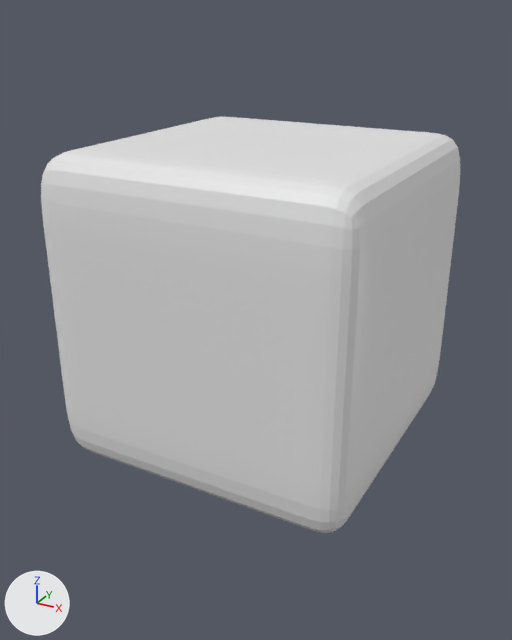
The Blender file Assets/Resources/Models/urn2.blend, before and after one commit.
Camera for both pictures: a camera (50 mm lens) standing at (2.06, -3.88, 1.74) and looking at (-0.01, -0.11, -0.15). Lighting does not change. The marker at lower left points along +X, +Y and +Z.
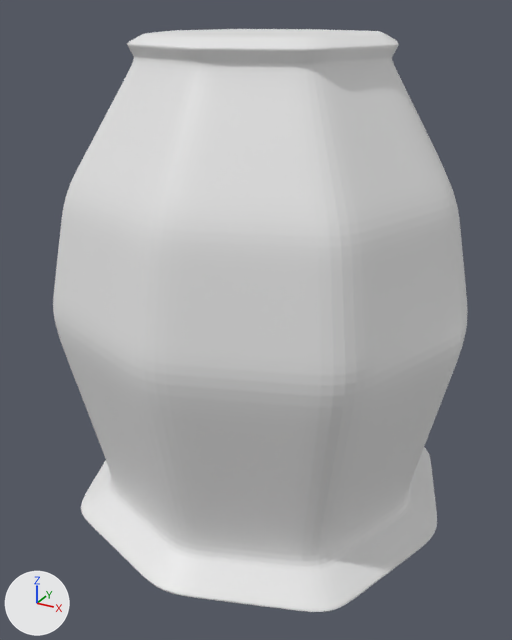
The change, as a diff of the scene's bpy script:
```diff
--- a/Assets/Resources/Models/urn2.blend.py
+++ b/Assets/Resources/Models/urn2.blend.py
@@ me_cube_001 @@
 # used by ob_cube; location = (0.0, 0.0, 0.0)
-me_cube_001.from_pydata(...)  # 18 vertices, 16 faces; spans x -1.0..1.0, y -1.0..1.0, z -1.0..1.0
+me_cube_001.from_pydata(...)  # 58 vertices, 56 faces; spans x -1.36..1.36, y -1.36..1.36, z -1.0..1.09
+# me_cube_001 part 1
+# 9 vertices are removed from x -1.0..1.0, y -1.0..1.0, z 1.0
+# 12 faces are deleted
+# 4 vertices move from x -1.0..1.0, y -1.0..1.0, z -1.0 to x -1.36..1.36, y -1.36..1.36, z -1.0
+# 49 vertices are added at x -1.36..1.36, y -1.36..1.36, z -0.88..1.09
+# 52 new faces join them
@@ ob_cube @@
 ob_cube.location = (0.0, 0.0, 0.0)
+ob_cube.scale = (1.0, 1.0, 1.48)
 _m = ob_cube.modifiers.new('Subsurf', 'SUBSURF')
```

Location of each change, (x1, y1, x2, y2) in pixels of the pictures (512 x 640 px):
'Cube', reshaped, rescaled (40% taller): before (41, 116, 460, 533); after (53, 29, 468, 612)
